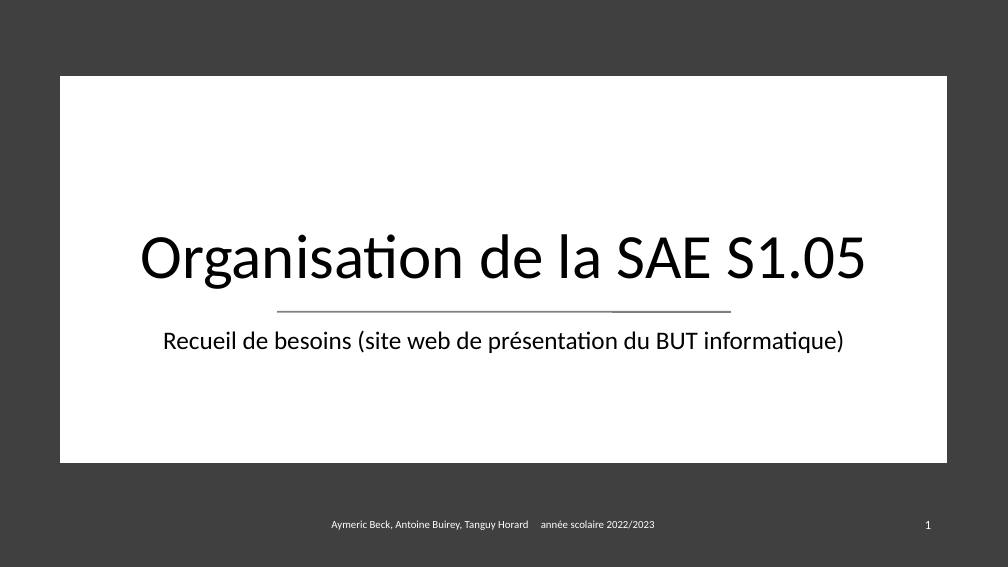
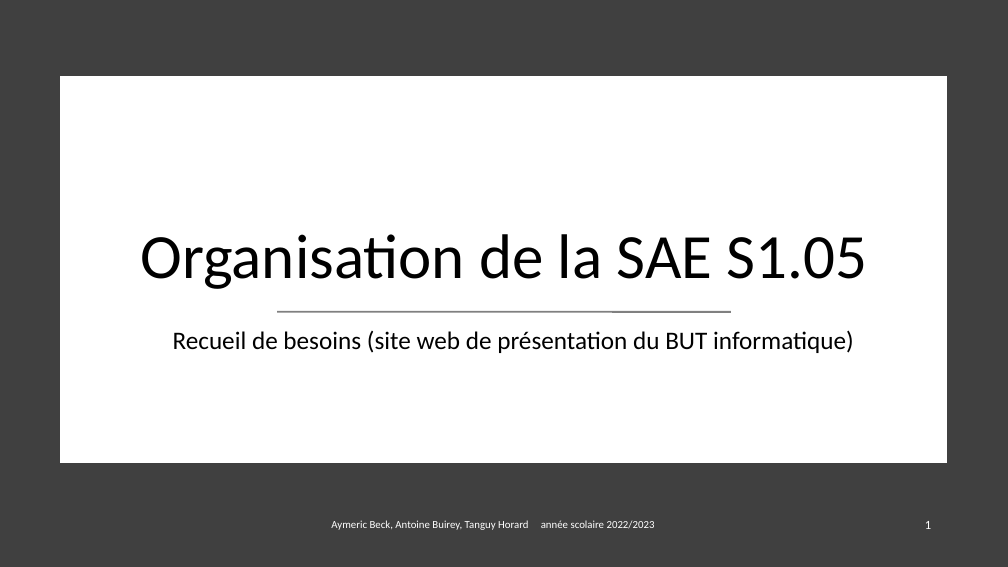
Before and after one commit to IUT-Arles-SAE/S1.05, a slide deck: slide 1 of Aymeric Beck Antoine Buirey Tanguy Horard.pptx. Drawn at 1008x567 pixels with LibreOffice and Linux fonts; fonts in the diff are those of the drawing. Boxes give left, top, right and bottom in pixels: in the first picture for what was removed or moved away, otherwise in the second. Text is boxed around its words. In the diff, an @@ line names an element or a change of style, - is before the commit and + after.

```diff
--- a/Aymeric Beck Antoine Buirey Tanguy Horard.pptx
+++ b/Aymeric Beck Antoine Buirey Tanguy Horard.pptx
@@ subtitle "Recueil de besoins (site web ..." at (173,330,854,353): indent changed @@
```
Also in this commit, not shown: 2 other slides changed.
